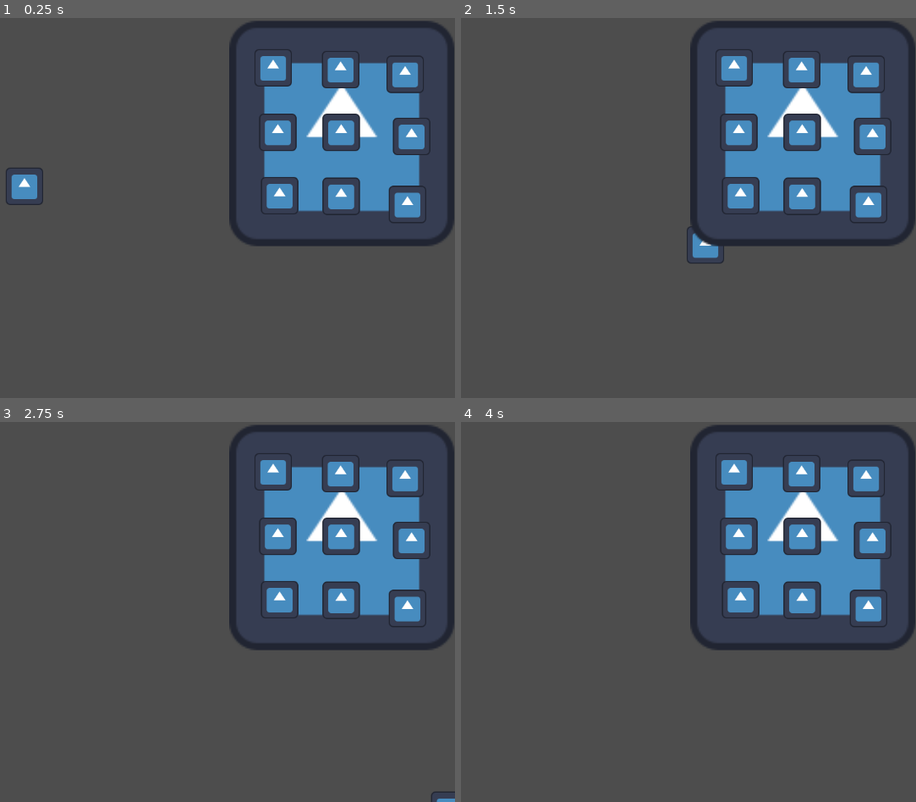
Above: before the commit, frames 1-4 (two rows, left to right).
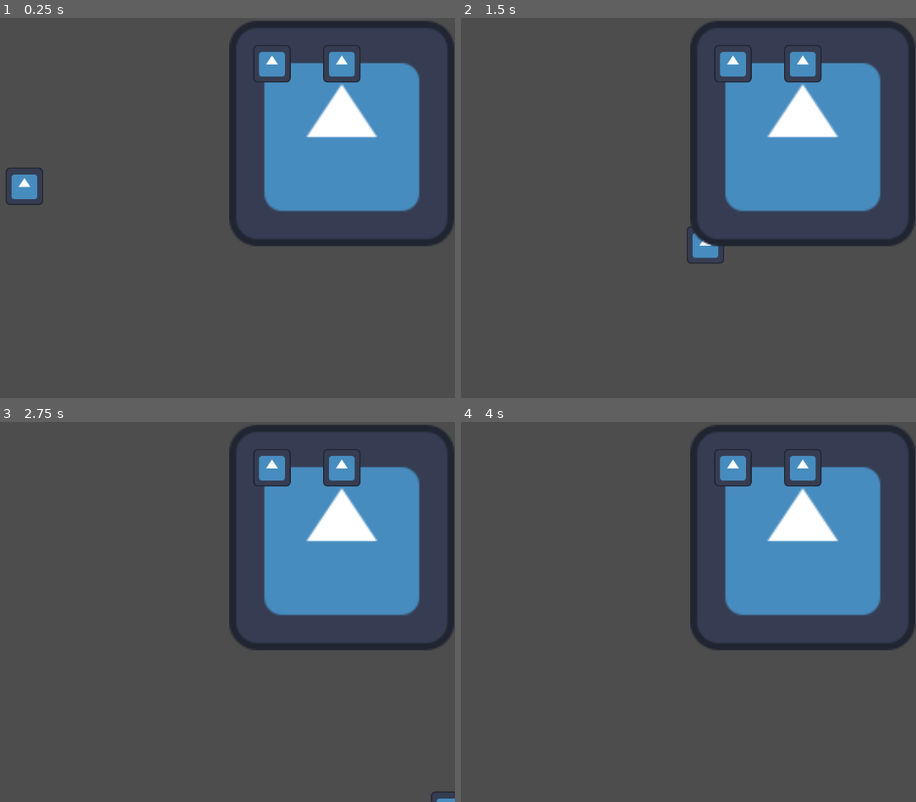
Above: after the commit, the same moments.

Repository: Irozuku/A-Painters-Nightmare-bitCrawlerStudios
Game: Godot game, scene res://scenes/main.tscn
Two runs of this game, one before a commit and one after it. Both use one fixed random seed, a clock stepped at 60 frames per second and the inputs below. The engine's default icon, where the game draws it, is replaced by a stand-in: a white triangle on a blue panel in a dark square.
Inputs (mouse positions are in pixels of both pictures, inside the frame that each line leads up to):
- Up to frame 1 (0.25 s): no input
- Up to frame 2 (1.5 s): tap Enter at 0.5 s; move the mouse to (724, 189) at 0.52 s; press the mouse at (724, 189) at 0.53 s; hold D (right) 0.53-1.28 s; move the mouse to (outside the picture) at 1.27 s; release the mouse at (outside the picture) at 1.28 s; hold S (down) from 1.28 s (still down); click (outside the picture) at 1.35 s
- Up to frame 3 (2.75 s): move the mouse to (186, 528) at 2.02 s; release S (down) at 2.03 s; press the mouse at (186, 528) at 2.03 s; hold D (right) from 2.03 s (still down)
- Up to frame 4 (4 s): move the mouse to (542, 688) at 2.77 s; release D (right) at 2.78 s; release the mouse at (542, 688) at 2.78 s; hold W (up) 2.78-3.53 s; click (542, 688) at 2.85 s; move the mouse to (779, 669) at 3.52 s; press the mouse at (779, 669) at 3.53 s; hold A (left) from 3.53 s (still down)

The runs differ from the first frame. In frame 1, 4.0% of the frame differs, in the area x 55-95%, y 7-54%; in frame 2, 4.0%; in frame 3, 4.0%; in frame 4, 4.0%.

Commit message:
Added 2 nodes for grid

Diff:
--- a/project.godot
+++ b/project.godot
@@ -37,3 +37,8 @@
 "events": [Object(InputEventKey,"resource_local_to_scene":false,"resource_name":"","device":-1,"window_id":0,"alt_pressed":false,"shift_pressed":false,"ctrl_pressed":false,"meta_pressed":false,"pressed":false,"keycode":0,"physical_keycode":83,"key_label":0,"unicode":115,"echo":false,"script":null)
 ]
 }
+left_click={
+"deadzone": 0.5,
+"events": [Object(InputEventMouseButton,"resource_local_to_scene":false,"resource_name":"","device":-1,"window_id":0,"alt_pressed":false,"shift_pressed":false,"ctrl_pressed":false,"meta_pressed":false,"button_mask":1,"position":Vector2(99, 18),"global_position":Vector2(103, 59),"factor":1.0,"button_index":1,"canceled":false,"pressed":true,"double_click":false,"script":null)
+]
+}
--- /dev/null
+++ b/scenes/Point1.gd
@@ -0,0 +1,15 @@
+extends Area2D
+
+@onready var sprite = $PointSprite1
+# Called when the node enters the scene tree for the first time.
+func _ready():
+	pass # Replace with function body.
+
+
+# Called every frame. 'delta' is the elapsed time since the previous frame.
+func _process(delta):
+	pass
+
+func _on_mouse_entered():
+	if (Input.is_action_pressed("left_click")):
+		sprite.modulate = Color("ff00ff")
--- /dev/null
+++ b/scenes/Point2.gd
@@ -0,0 +1,15 @@
+extends Area2D
+
+@onready var sprite = $PointSprite2
+# Called when the node enters the scene tree for the first time.
+func _ready():
+	pass # Replace with function body.
+
+
+# Called every frame. 'delta' is the elapsed time since the previous frame.
+func _process(delta):
+	pass
+
+func _on_mouse_entered():
+	if (Input.is_action_pressed("left_click")):
+		sprite.modulate = Color("ff00ff")
--- /dev/null
+++ b/scenes/grid.gd
@@ -0,0 +1,37 @@
+extends Area2D
+
+var points = []
+
+@onready var sprite1 = $Point1/PointSprite1
+@onready var sprite2 = $Point2/PointSprite2
+# Called when the node enters the scene tree for the first time.
+func _ready():
+	pass # Replace with function body.
+
+# Called every frame. 'delta' is the elapsed time since the previous frame.
+func _process(delta):
+	if (Input.is_action_just_released("left_click")):
+		if (points == [1, 2]):
+			sprite1.modulate = Color("ffffff")
+			sprite2.modulate = Color("ffffff")
+			print("Poder 1")
+			points.clear()
+		if (points == [2, 1]):
+			sprite1.modulate = Color("ffffff")
+			sprite2.modulate = Color("ffffff")
+			print("Poder 2")
+			points.clear()
+
+
+func _on_point_1_mouse_entered():
+	if (Input.is_action_pressed("left_click")):
+		if (points.find(1) == -1):
+			points.append(1)
+			print(points)
+
+
+func _on_point_2_mouse_entered():
+	if (Input.is_action_pressed("left_click")):
+		if (points.find(2) == -1):
+			points.append(2)
+			print(points)
--- a/scenes/grid.tscn
+++ b/scenes/grid.tscn
@@ -1,72 +1,49 @@
-[gd_scene load_steps=2 format=3 uid="uid://ipscaqabriwe"]
+[gd_scene load_steps=7 format=3 uid="uid://ipscaqabriwe"]
 
+[ext_resource type="Script" path="res://scenes/grid.gd" id="1_42ppi"]
 [ext_resource type="Texture2D" uid="uid://drp4ge6v2l5uv" path="res://icon.svg" id="1_tntsb"]
+[ext_resource type="Script" path="res://scenes/Point1.gd" id="3_uskx1"]
+[ext_resource type="Script" path="res://scenes/Point2.gd" id="4_ltwip"]
 
-[node name="Area2D" type="Area2D"]
+[sub_resource type="RectangleShape2D" id="RectangleShape2D_djerg"]
+size = Vector2(26, 25.6)
 
-[node name="Sprite2D" type="Sprite2D" parent="."]
+[sub_resource type="RectangleShape2D" id="RectangleShape2D_hj2oq"]
+size = Vector2(128, 130)
+
+[node name="Grid" type="Area2D"]
+script = ExtResource("1_42ppi")
+
+[node name="GridSprite" type="Sprite2D" parent="."]
 scale = Vector2(3, 3)
 texture = ExtResource("1_tntsb")
 
-[node name="Area2D" type="Area2D" parent="."]
-position = Vector2(-117, -112)
+[node name="Point1" type="Area2D" parent="."]
+position = Vector2(-119, -119)
+scale = Vector2(0.5, 0.5)
+script = ExtResource("3_uskx1")
 
-[node name="Sprite2D" type="Sprite2D" parent="Area2D"]
-scale = Vector2(0.5, 0.5)
+[node name="PointSprite1" type="Sprite2D" parent="Point1"]
 texture = ExtResource("1_tntsb")
 
-[node name="Area2D2" type="Area2D" parent="."]
-position = Vector2(-2, -109)
+[node name="Coll1" type="CollisionShape2D" parent="Point1"]
+position = Vector2(-1, 0)
+scale = Vector2(5, 5)
+shape = SubResource("RectangleShape2D_djerg")
 
-[node name="Sprite2D" type="Sprite2D" parent="Area2D2"]
+[node name="Point2" type="Area2D" parent="."]
+position = Vector2(0, -119)
 scale = Vector2(0.5, 0.5)
+script = ExtResource("4_ltwip")
+
+[node name="PointSprite2" type="Sprite2D" parent="Point2"]
 texture = ExtResource("1_tntsb")
 
-[node name="Area2D3" type="Area2D" parent="."]
-position = Vector2(108, -101)
+[node name="Coll2" type="CollisionShape2D" parent="Point2"]
+position = Vector2(2, 1)
+shape = SubResource("RectangleShape2D_hj2oq")
 
-[node name="Sprite2D" type="Sprite2D" parent="Area2D3"]
-scale = Vector2(0.5, 0.5)
-texture = ExtResource("1_tntsb")
-
-[node name="Area2D4" type="Area2D" parent="."]
-position = Vector2(-109, -2)
-
-[node name="Sprite2D" type="Sprite2D" parent="Area2D4"]
-scale = Vector2(0.5, 0.5)
-texture = ExtResource("1_tntsb")
-
-[node name="Area2D5" type="Area2D" parent="."]
-position = Vector2(-1, -2)
-
-[node name="Sprite2D" type="Sprite2D" parent="Area2D5"]
-scale = Vector2(0.5, 0.5)
-texture = ExtResource("1_tntsb")
-
-[node name="Area2D6" type="Area2D" parent="."]
-position = Vector2(119, 5)
-
-[node name="Sprite2D" type="Sprite2D" parent="Area2D6"]
-scale = Vector2(0.5, 0.5)
-texture = ExtResource("1_tntsb")
-
-[node name="Area2D7" type="Area2D" parent="."]
-position = Vector2(-106, 106)
-
-[node name="Sprite2D" type="Sprite2D" parent="Area2D7"]
-scale = Vector2(0.5, 0.5)
-texture = ExtResource("1_tntsb")
-
-[node name="Area2D8" type="Area2D" parent="."]
-position = Vector2(-1, 107)
-
-[node name="Sprite2D" type="Sprite2D" parent="Area2D8"]
-scale = Vector2(0.5, 0.5)
-texture = ExtResource("1_tntsb")
-
-[node name="Area2D9" type="Area2D" parent="."]
-position = Vector2(112, 121)
-
-[node name="Sprite2D" type="Sprite2D" parent="Area2D9"]
-scale = Vector2(0.5, 0.5)
-texture = ExtResource("1_tntsb")
+[connection signal="mouse_entered" from="Point1" to="." method="_on_point_1_mouse_entered"]
+[connection signal="mouse_entered" from="Point1" to="Point1" method="_on_mouse_entered"]
+[connection signal="mouse_entered" from="Point2" to="." method="_on_point_2_mouse_entered"]
+[connection signal="mouse_entered" from="Point2" to="Point2" method="_on_mouse_entered"]
